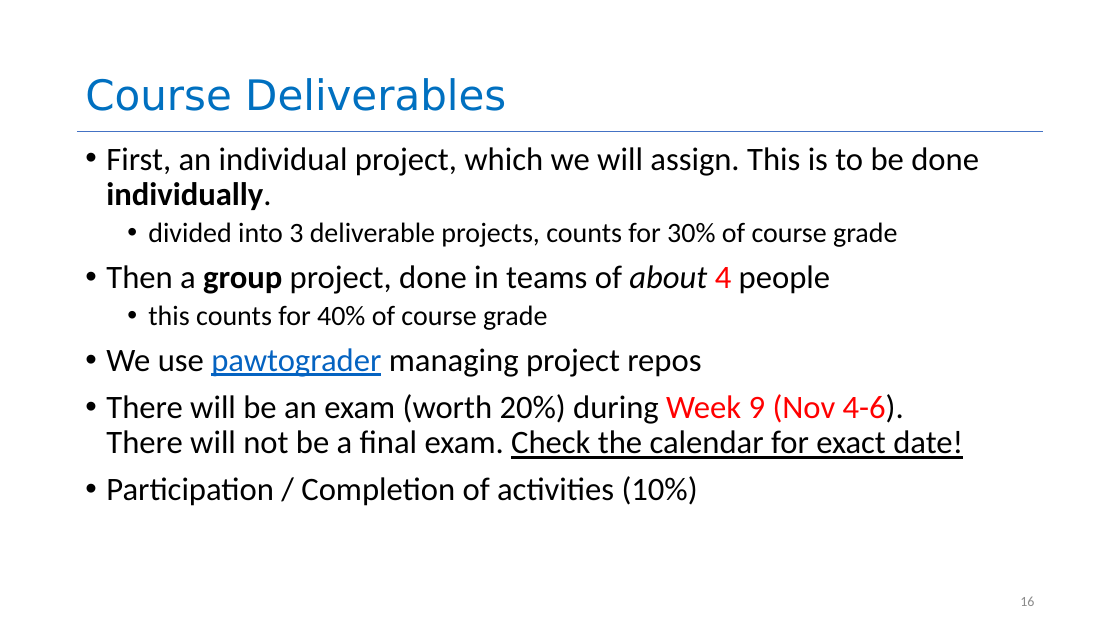
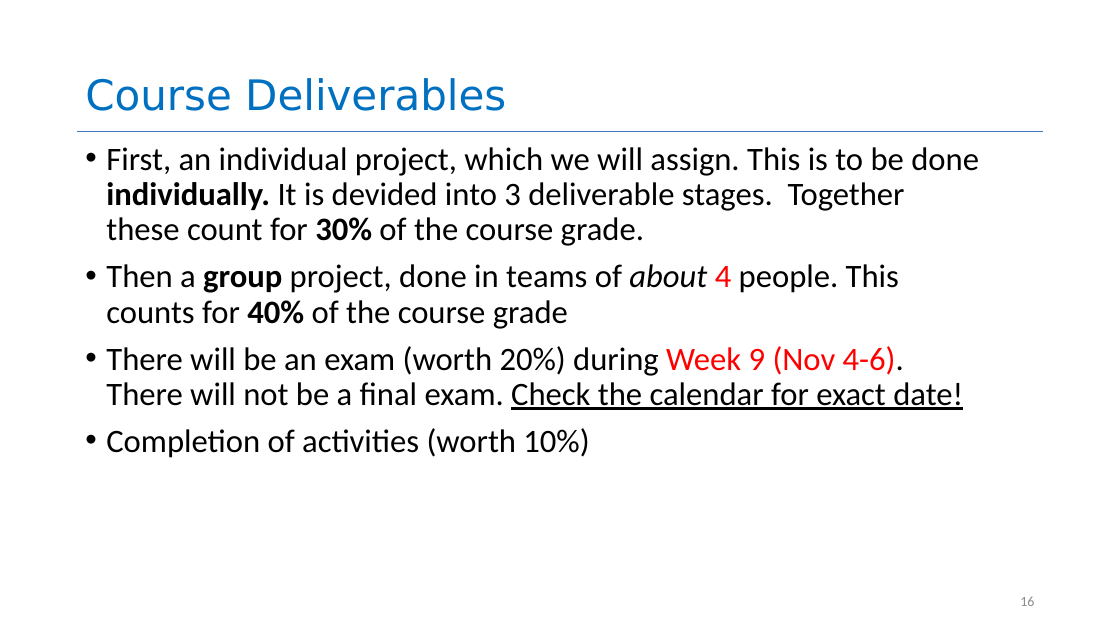
Before and after one commit to neu-se/CS4530-Fall-2026, a slide deck: slide 16 of Slides/Module 01.1 Course Introduction.pptx. Drawn at 1120x630 pixels with LibreOffice and Linux fonts; fonts in the diff are those of the drawing. Boxes give left, top, right and bottom in pixels: in the first picture for what was removed or moved away, otherwise in the second. Text is boxed around its words. In the diff, an @@ line names an element or a change of style, - is before the commit and + after.

```diff
--- a/Slides/Module 01.1 Course Introduction.pptx
+++ b/Slides/Module 01.1 Course Introduction.pptx
@@ text at (106,147,979,329): text changed @@
-• First, an individual project, which we will assign. This is to be done individually.
-  • divided into 3 deliverable projects, counts for 30% of course grade
-• Then a group project, done in teams of about 4 people
-  • this counts for 40% of course grade
-• We use pawtograder managing project repos
+• First, an individual project, which we will assign. This is to be done individually. It is devided into 3 deliverable stages. Together these count for 30% of the course grade.
+• Then a group project, done in teams of about 4 people. This counts for 40% of the course grade
@@ text at (106,346,963,410): text colour #000000 to #FF0000 in "4-6)." @@
@@ text at (106,428,589,458): text changed @@
-• Participation / Completion of activities (10%)
+• Completion of activities (worth 10%)
```
Also in this commit, not shown: 3 other slides changed, 3 other files.
